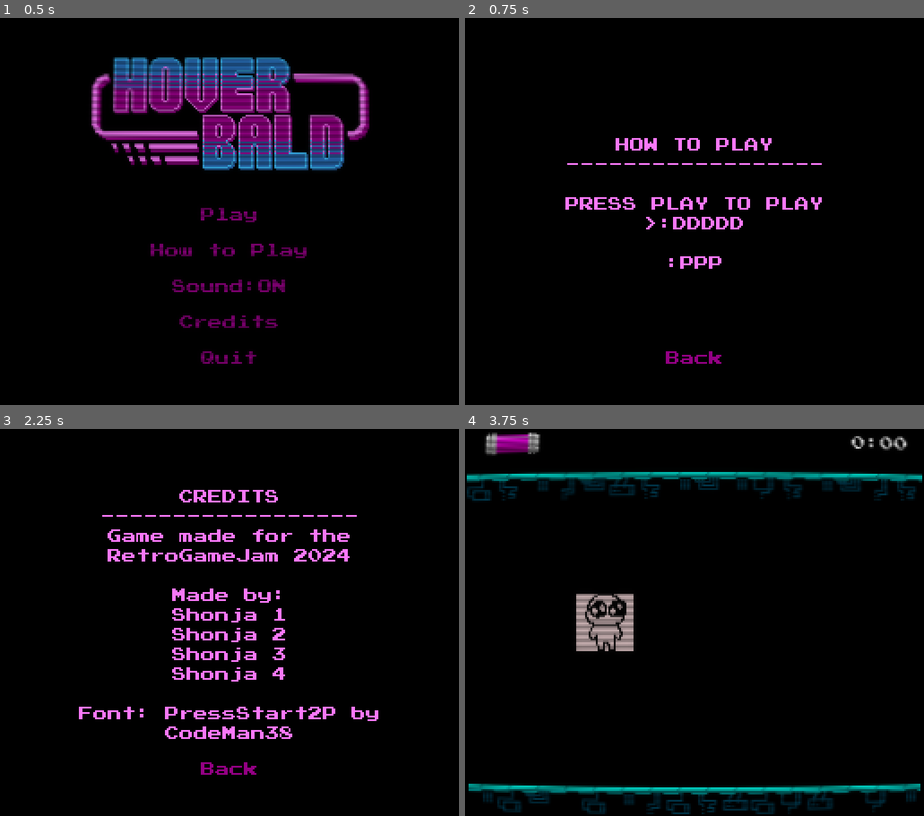
Above: before the commit, frames 1-4 (two rows, left to right).
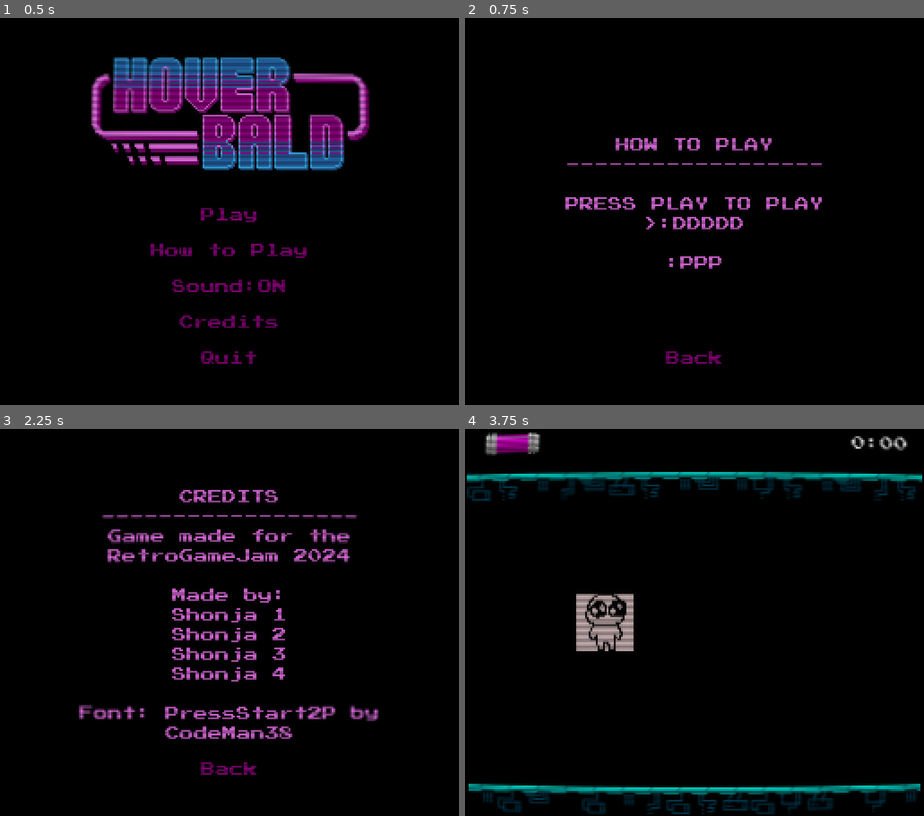
Above: after the commit, the same moments.

Repository: kernel00ps/Hoverbald
Game: Godot game, scene res://scenes/main_menu.tscn
Same seed, same stepped clock (60 frames per second), same inputs: the game is played once before the commit and once after it. Sound files missing from this copy of the repository are replaced by a short silence.
Inputs:
- Up to frame 1 (0.5 s): no input
- Up to frame 2 (0.75 s): click "How to Play" at 0.5 s
- Up to frame 3 (2.25 s): click "Back" at 1.25 s; click "Credits" at 2 s
- Up to frame 4 (3.75 s): click "Back" at 2.75 s; click "Play" at 3.5 s

Frame 1 is identical in both runs. In frame 2, 2.0% of the frame differs, in the area x 21-78%, y 31-90%; in frame 3, 5.5%, in the area x 17-83%, y 15-90%; in frame 4, nothing differs.

Commit message:
Add game over and particle sprites.
Added game over sprite, and added it to the scene.
Fixed game over button to fit with the style of the game.
Added CRT filter to credits and how to play scene.
Added particle sprites.

Diff:
--- a/scenes/controls_menu.tscn
+++ b/scenes/controls_menu.tscn
@@ -1,8 +1,9 @@
-[gd_scene load_steps=5 format=3 uid="uid://dva3lk3i4yth4"]
+[gd_scene load_steps=6 format=3 uid="uid://dva3lk3i4yth4"]
 
 [ext_resource type="Texture2D" uid="uid://d26by6jwxpnd4" path="res://assets/backgrounds/background_black.png" id="1_47ppt"]
 [ext_resource type="FontFile" uid="uid://cgb7cxf605ki7" path="res://assets/other/font_pressstart2p.ttf" id="1_uk3nv"]
 [ext_resource type="Script" path="res://scripts/back_button.gd" id="3_lm23o"]
+[ext_resource type="PackedScene" uid="uid://dnkgvrhct02v3" path="res://scenes/crt.tscn" id="4_6x31b"]
 
 [sub_resource type="StyleBoxEmpty" id="StyleBoxEmpty_30504"]
 
@@ -69,4 +70,6 @@
 flat = true
 script = ExtResource("3_lm23o")
 
+[node name="CRT" parent="." instance=ExtResource("4_6x31b")]
+
 [connection signal="pressed" from="back_button" to="back_button" method="_on_pressed"]
--- a/scenes/credits_menu.tscn
+++ b/scenes/credits_menu.tscn
@@ -1,8 +1,9 @@
-[gd_scene load_steps=5 format=3 uid="uid://pe4ptnaejm75"]
+[gd_scene load_steps=6 format=3 uid="uid://pe4ptnaejm75"]
 
 [ext_resource type="FontFile" uid="uid://cgb7cxf605ki7" path="res://assets/other/font_pressstart2p.ttf" id="1_14oto"]
 [ext_resource type="Texture2D" uid="uid://d26by6jwxpnd4" path="res://assets/backgrounds/background_black.png" id="1_fsajb"]
 [ext_resource type="Script" path="res://scripts/back_button.gd" id="3_gxjsw"]
+[ext_resource type="PackedScene" uid="uid://dnkgvrhct02v3" path="res://scenes/crt.tscn" id="4_73oov"]
 
 [sub_resource type="StyleBoxEmpty" id="StyleBoxEmpty_8dsc0"]
 
@@ -74,4 +75,6 @@
 flat = true
 script = ExtResource("3_gxjsw")
 
+[node name="CRT" parent="." instance=ExtResource("4_73oov")]
+
 [connection signal="pressed" from="back_button" to="back_button" method="_on_pressed"]
--- a/scenes/game_over.tscn
+++ b/scenes/game_over.tscn
@@ -1,7 +1,10 @@
-[gd_scene load_steps=3 format=3 uid="uid://dlnpqkpchbcd8"]
+[gd_scene load_steps=5 format=3 uid="uid://dlnpqkpchbcd8"]
 
 [ext_resource type="FontFile" uid="uid://cgb7cxf605ki7" path="res://assets/other/font_pressstart2p.ttf" id="1_5hsvc"]
 [ext_resource type="Script" path="res://scripts/game_over.gd" id="1_kqsub"]
+[ext_resource type="Texture2D" uid="uid://gqti0dok27f6" path="res://assets/sprites/game_over_96x64.png" id="3_jc0dl"]
+
+[sub_resource type="StyleBoxEmpty" id="StyleBoxEmpty_1lx8h"]
 
 [node name="GameOver" type="CanvasLayer"]
 script = ExtResource("1_kqsub")
@@ -21,35 +24,32 @@
 size_flags_horizontal = 4
 size_flags_vertical = 4
 
-[node name="Label" type="Label" parent="."]
-anchors_preset = 8
-anchor_left = 0.5
-anchor_top = 0.5
-anchor_right = 0.5
-anchor_bottom = 0.5
-offset_left = -20.0
-offset_top = -11.5
-offset_right = 20.0
-offset_bottom = 11.5
-grow_horizontal = 2
-grow_vertical = 2
-theme_override_fonts/font = ExtResource("1_5hsvc")
-text = "gay over
-"
-
 [node name="Retry" type="Button" parent="."]
 anchors_preset = 8
 anchor_left = 0.5
 anchor_top = 0.5
 anchor_right = 0.5
 anchor_bottom = 0.5
-offset_left = -38.0
-offset_top = 29.0
-offset_right = 37.0
-offset_bottom = 47.0
+offset_left = -76.5
+offset_top = 26.0
+offset_right = 75.5
+offset_bottom = 50.0
 grow_horizontal = 2
 grow_vertical = 2
+theme_override_colors/font_hover_pressed_color = Color(0.847059, 0, 0.8, 1)
+theme_override_colors/font_hover_color = Color(0.847059, 0, 0.8, 1)
+theme_override_colors/font_pressed_color = Color(0.847059, 0, 0.8, 1)
+theme_override_colors/font_focus_color = Color(0.847059, 0, 0.8, 1)
+theme_override_colors/font_color = Color(0.580392, 0, 0.517647, 1)
 theme_override_fonts/font = ExtResource("1_5hsvc")
-text = "try again"
+theme_override_font_sizes/font_size = 8
+theme_override_styles/focus = SubResource("StyleBoxEmpty_1lx8h")
+text = "Try Again"
+flat = true
+
+[node name="logo" type="Sprite2D" parent="."]
+texture_filter = 1
+position = Vector2(128, 62)
+texture = ExtResource("3_jc0dl")
 
 [connection signal="pressed" from="Retry" to="." method="_on_retry_pressed"]
Binary file added: assets/sprites/game_over_96x64.png
Not shown, added: assets/sprites/game_over_96x64.png.import
Binary file added: assets/sprites/hover_particle_big_8x8.png
Not shown, added: assets/sprites/hover_particle_big_8x8.png.import
Binary file added: assets/sprites/hover_particle_med_6x6.png
Not shown, added: assets/sprites/hover_particle_med_6x6.png.import
Binary file added: assets/sprites/hover_particle_sml_4x4.png
Not shown, added: assets/sprites/hover_particle_sml_4x4.png.import
